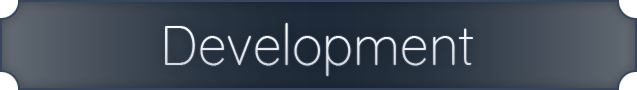
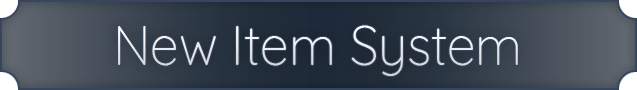
Layered file, before and after one edit (637px x 90px). Changes by layer:
renamed "New Item Systen" to "New Item System", showed it, painted on it over (118, 25, 518, 76)
hid "Development" over (165, 23, 473, 76)
